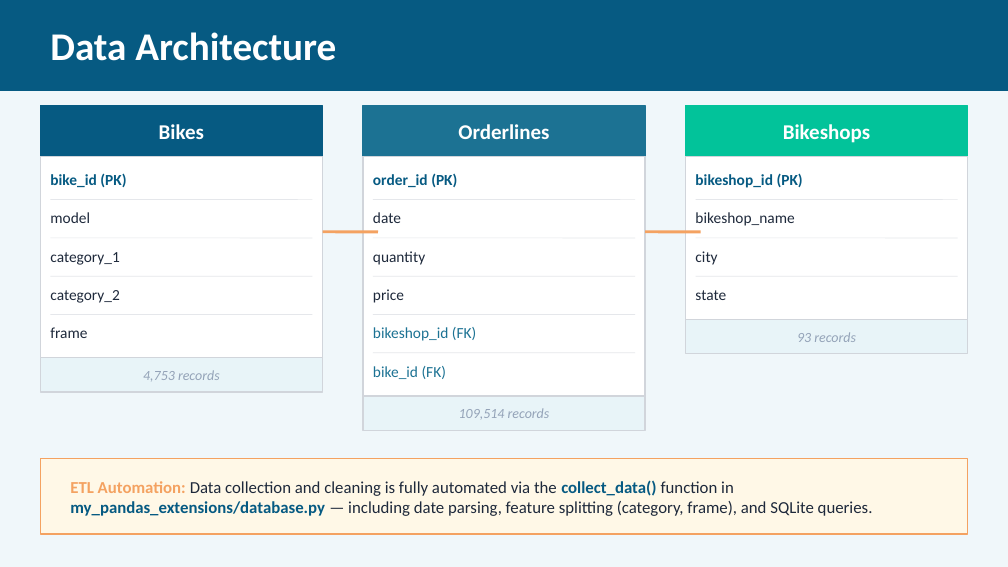
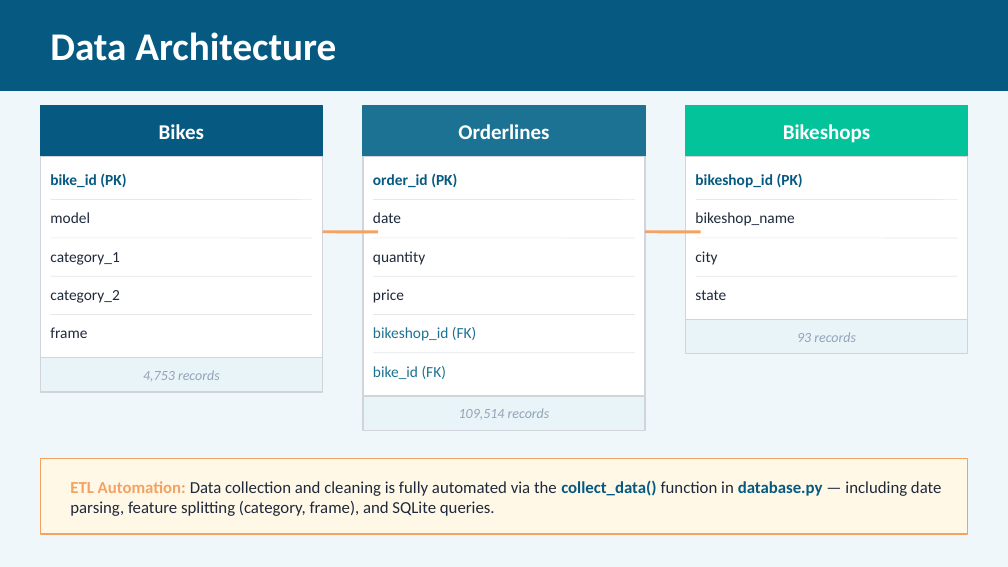
Before and after one commit to EllaN12/Bikes_forecast, a slide deck: slide 3 of Bikes_Sales_Forecast_Presentation.pptx. Drawn at 1008x567 pixels with LibreOffice and Linux fonts; fonts in the diff are those of the drawing. Boxes give left, top, right and bottom in pixels: in the first picture for what was removed or moved away, otherwise in the second. Text is boxed around its words. In the diff, an @@ line names an element or a change of style, - is before the commit and + after.

```diff
--- a/Bikes_Sales_Forecast_Presentation.pptx
+++ b/Bikes_Sales_Forecast_Presentation.pptx
@@ text at (70,480,942,516): text changed @@
-ETL Automation: Data collection and cleaning is fully automated via the collect_data() function in my_pandas_extensions/database.py — including date parsing, feature splitting (category, frame), and SQLite queries.
+ETL Automation: Data collection and cleaning is fully automated via the collect_data() function in database.py — including date parsing, feature splitting (category, frame), and SQLite queries.
```
Also in this commit, not shown: 2 other slides changed, 31 other files.
